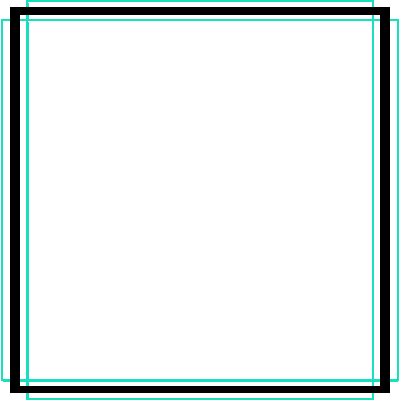
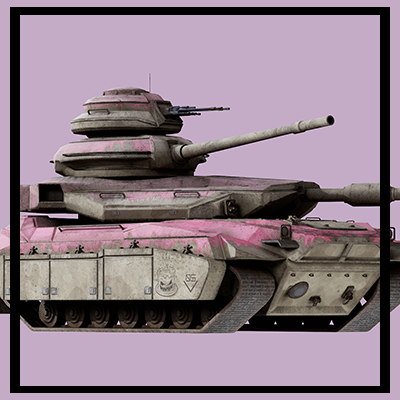
Layer changes from the first 400×400 image to the second:
added layer "2" above "Layer 1" over left=0, top=36, right=400, bottom=364
added layer "Layer 1" above "black" over left=0, top=0, right=400, bottom=400
